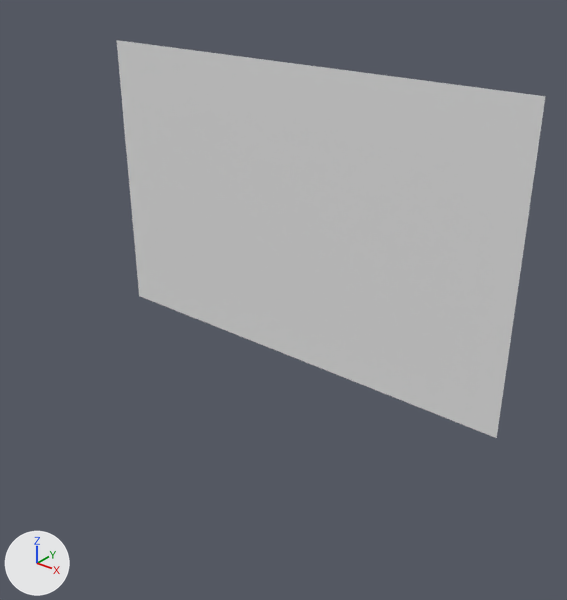
The OBJ model Assets/Tiled2Unity/Meshes/TheTomb.obj, before and after one commit.
Both versions are drawn from a camera (50 mm lens) standing at (724.0, -1941.0, 395.0) and looking at (-899.0, 89.0, -864.0). Every picture has the same lights, and +X, +Y and +Z are marked at lower left. Where no turn or scale is listed for an object, it has been applied to the vertices.

Script lines for the objects in view, before the commit:
```python
me_thetomb = bpy.data.meshes.new('TheTomb')
me_thetomb.from_pydata(...)  # 1683 vertices, 1600 faces; spans x -1600.0..0.0, y 0.0, z -1024.0..0.0
ob_thetomb = bpy.data.objects.new('TheTomb', me_thetomb)
ob_thetomb.location = (0.0, 0.0, 0.0)
```
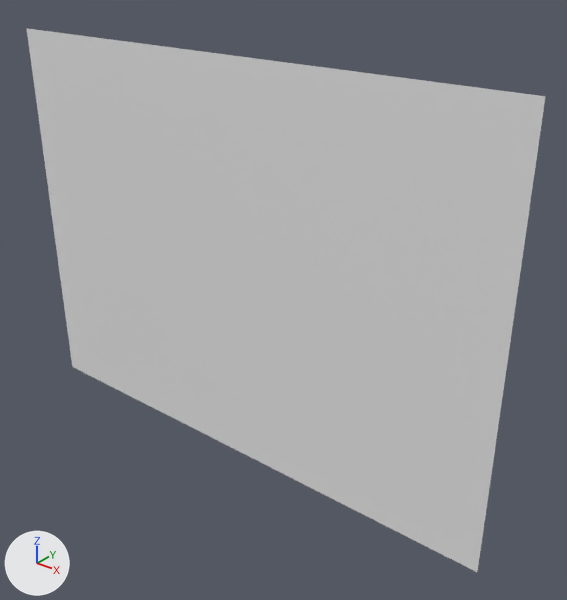
Boxes [x1, y1, x2, y2] around the edits, measured in the pictures (567 x 600 px):
'TheTomb', reshaped (21% wider, 36% taller): before [117, 40, 546, 438]; after [27, 29, 546, 572]
part 1 of me_thetomb, added: after [27, 29, 497, 572]

What changed in the scene script:
```text
Change me_thetomb:
    used by ob_thetomb; location = (0.0, 0.0, 0.0)
    remove me_thetomb.from_pydata(...)  # 1683 vertices, 1600 faces; spans x -1600.0..0.0, y 0.0, z -1024.0..0.0
    add me_thetomb.from_pydata(...)  # 3400 vertices, 3283 faces; spans x -2144.0..0.0, y 0.0, z -1568.0..0.0
    me_thetomb part 1: 1717 vertices added at x -2144.0..0.0, y 0.0, z -1568.0..0.0
```
